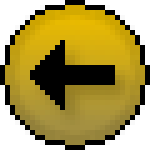
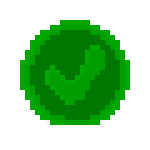
Layer changes from the first 150 × 150 image to the second:
added layer "Check" above "Water Drop" over <box>20,20,130,125</box>
hid "Arrow" over <box>30,40,115,110</box>
hid "Arrow Shadow" over <box>25,35,140,135</box>
hid "Button Shadow" over <box>0,0,150,150</box>
hid "Button Border" over <box>0,0,150,150</box>
hid "Button Background" over <box>5,5,145,145</box>
